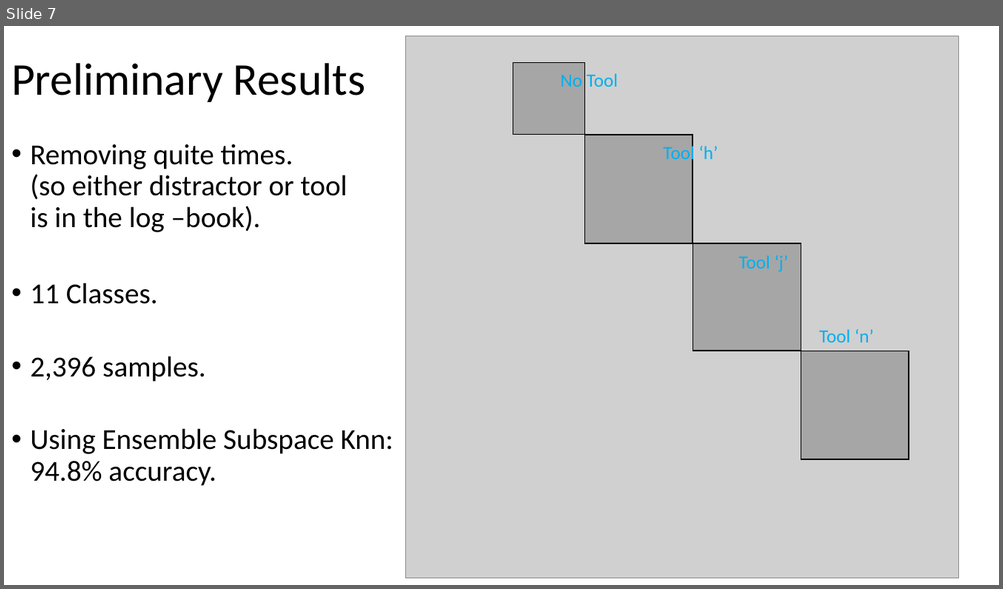
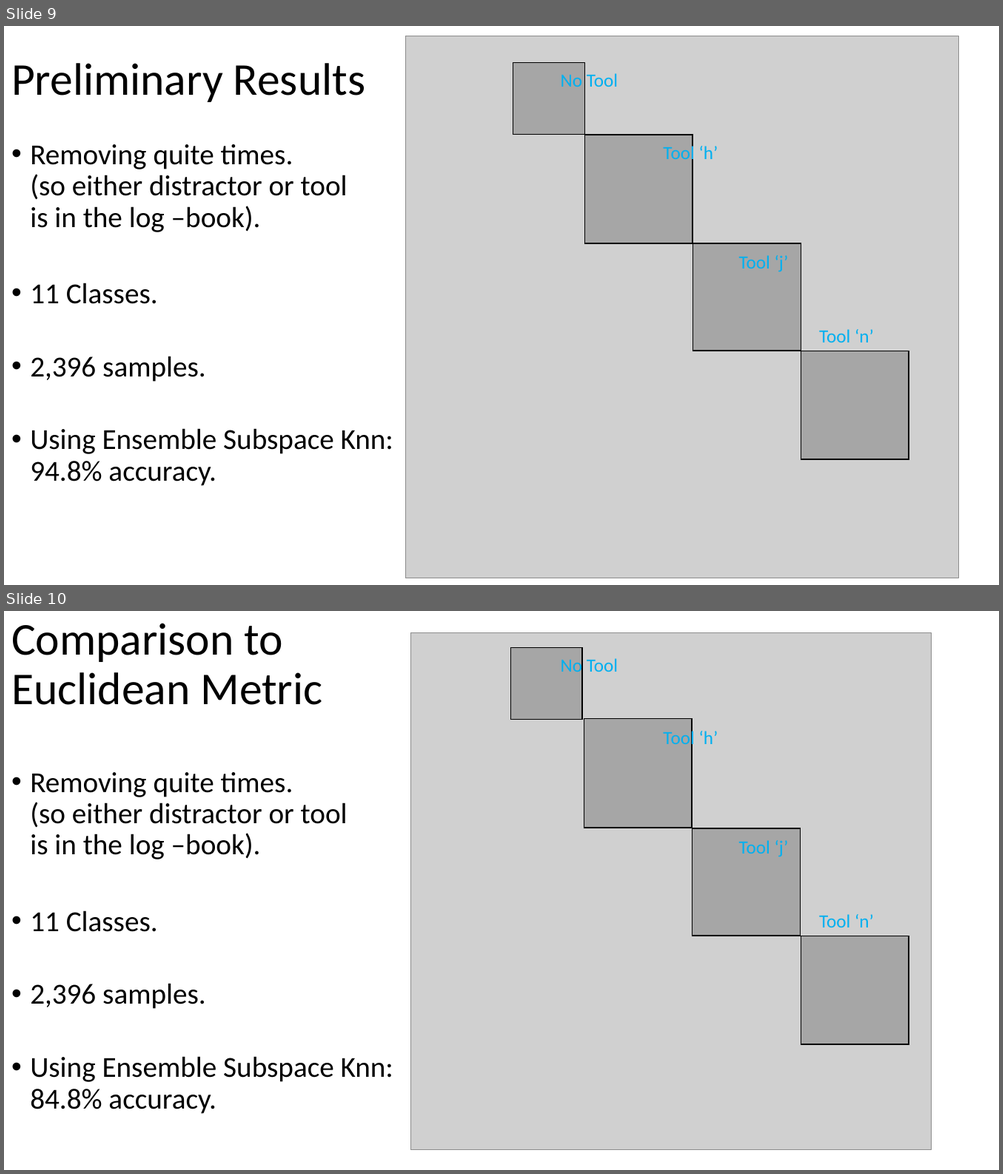
Before and after one commit to oryair/Tuktuk, a slide deck: MidPresentation.pptx. Shown one above the other, each under a label of ours: slide 7 before the commit, slides 9 and 10 after it. The pictures are 1003x589 and 1003x1174 pixels, drawn with LibreOffice and Linux fonts; fonts in the diff are those of the drawing; grey boxes stand for pictures. Boxes give left, top, right and bottom in pixels: in the first picture for what was removed or moved away, otherwise in the second. Text is boxed around its words. In the diff, an @@ line names an element or a change of style, - is before the commit and + after.

Commit message:
Going over the presentation and compare to Euclidean metric

```diff
--- a/MidPresentation.pptx
+++ b/MidPresentation.pptx
@@ slide 10 added at [4,611,999,1170], background #FFFFFF @@
@@ title added at [11,623,322,705], 44 pt, text #000000 @@
+Comparison to
+Euclidean Metric
@@ picture added at [410,632,931,1150] @@
@@ rectangle added at [511,647,582,720], fill #000000 at 20% opacity, outline #000000 1 pt @@
@@ text added at [560,657,617,677], 18 pt, text #00B0F0 @@
+No Tool
@@ rectangle added at [583,719,692,828], fill #000000 at 20% opacity, outline #000000 1 pt @@
@@ text added at [663,729,718,749], 18 pt, text #00B0F0 @@
+Tool ‘h’
@@ text added at [30,772,393,1114], 28 pt, text #000000 @@
+• Removing quite times.
+  (so either distractor or tool
+  is in the log –book).
+• 11 Classes.
+• 2,396 samples.
+• Using Ensemble Subspace Knn:
+  84.8% accuracy.
@@ rectangle added at [692,829,800,937], fill #000000 at 20% opacity, outline #000000 1 pt @@
@@ text added at [739,840,788,857], 18 pt, text #00B0F0 @@
+Tool ‘j’
@@ text added at [819,914,874,928], 18 pt, text #00B0F0 @@
+Tool ‘n’
@@ rectangle added at [801,937,909,1045], fill #000000 at 20% opacity, outline #000000 1 pt @@
@@ what was slide 7 is now slide 9 @@
```
Also in this commit, not shown: 2 slides changed, 3 other slides added, 8 other files.
